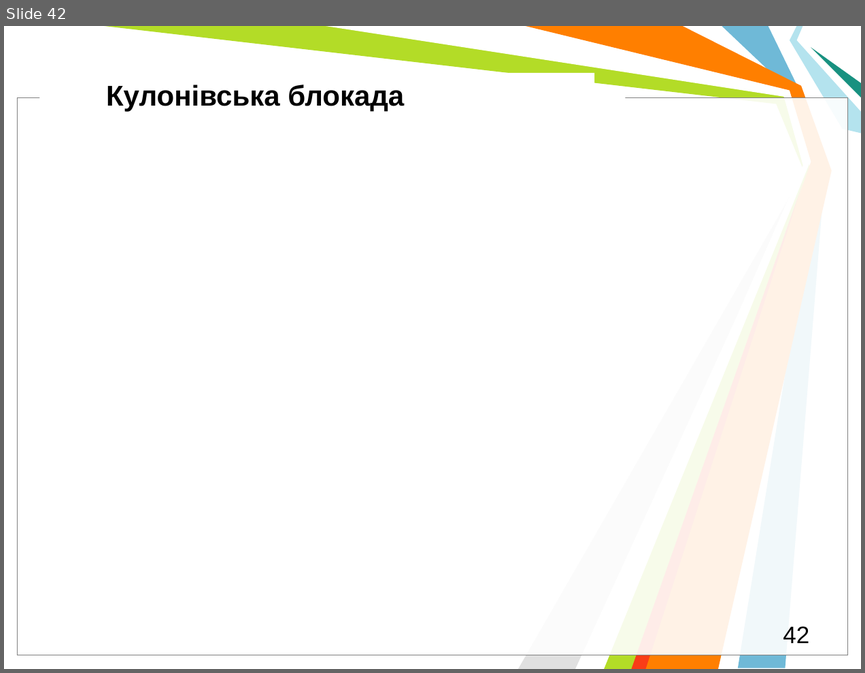
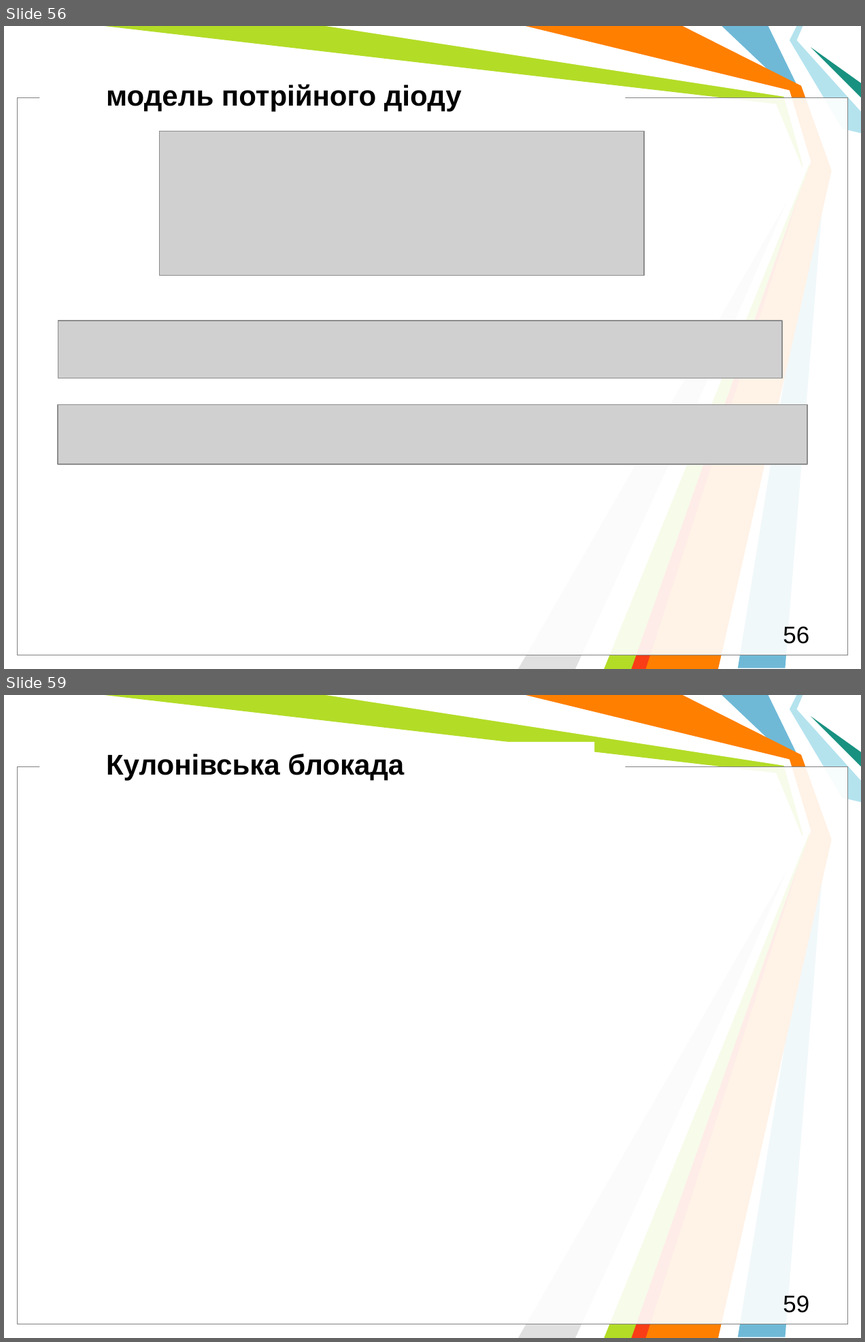
Before and after one commit to l432/NMK, a slide deck: Lecture/DAAD/DAAD_Models.pptm. Shown one above the other, each under a label of ours: slide 42 before the commit, slides 56 and 59 after it; the slides between them are not shown. The pictures are 865x673 and 865x1342 pixels, drawn with LibreOffice and Linux fonts; fonts in the diff are those of the drawing; grey boxes stand for pictures; background and template pictures are left out. Boxes give left, top, right and bottom in pixels: in the first picture for what was removed or moved away, otherwise in the second. Text is boxed around its words. In the diff, an @@ line names an element or a change of style, - is before the commit and + after.

```diff
--- a/Lecture/DAAD/DAAD_Models.pptm
+++ b/Lecture/DAAD/DAAD_Models.pptm
@@ slide 56 added at (4,26,861,669), background #FFFFFF; not listed: 11 template elements that a slide beside it also shows @@
@@ text added at (106,84,462,111), 24 pt, text #000000, bold @@
+модель потрійного діоду
@@ picture added at (159,131,644,276) @@
@@ picture added at (58,320,782,378) @@
@@ picture added at (58,405,808,464) @@
@@ page number added at (783,626,809,643), 20 pt, text #000000 @@
+56
@@ what was slide 42 is now slide 59 @@
@@ page number at (783,1295,809,1312): text changed @@
-42
+59
```
Also in this commit, not shown: 2 slides changed, 19 other slides added, 3 slides removed, 6 other files.
